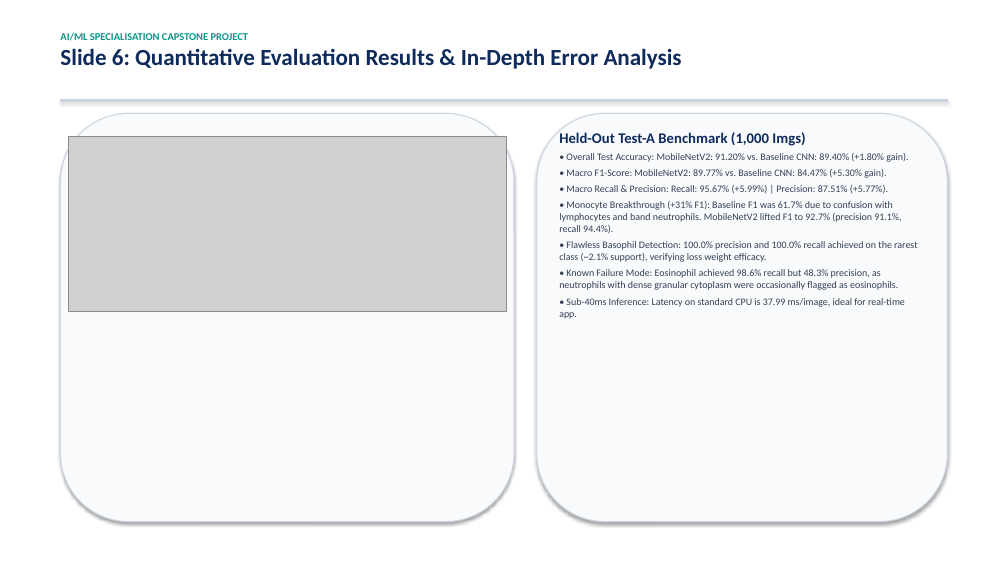
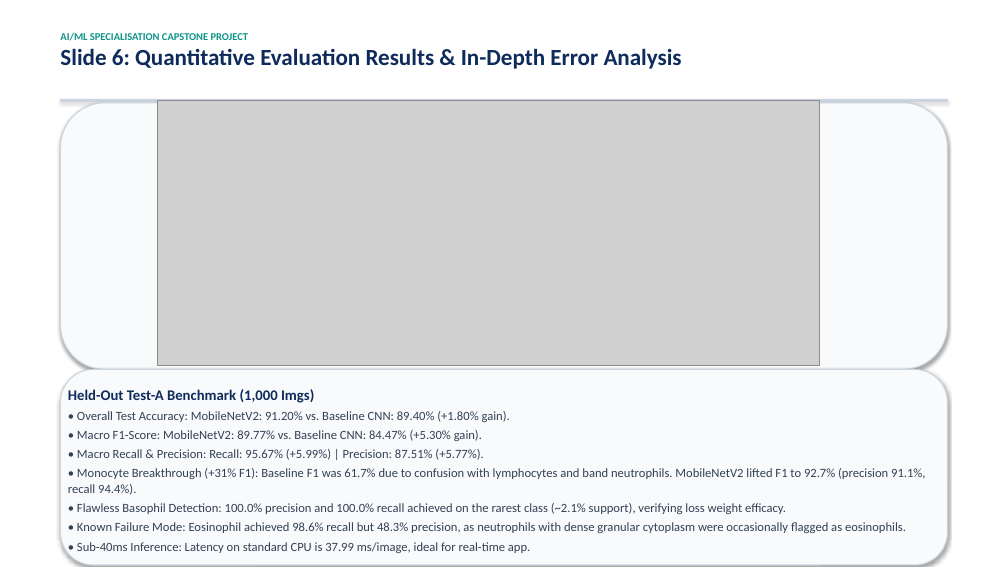
Before and after one commit to drsiginmdpatho-svg/White-Blood-Cell-Classification, a slide deck: slide 6 of reports/WBC_Classification_Academic_Presentation.pptx. Drawn at 1008x567 pixels with LibreOffice and Linux fonts; fonts in the diff are those of the drawing; grey boxes stand for pictures. Boxes give left, top, right and bottom in pixels: in the first picture for what was removed or moved away, otherwise in the second. Text is boxed around its words. In the diff, an @@ line names an element or a change of style, - is before the commit and + after.

```diff
--- a/reports/WBC_Classification_Academic_Presentation.pptx
+++ b/reports/WBC_Classification_Academic_Presentation.pptx
@@ rounded rectangle: place and size @@
-rounded rectangle at [60, 113, 514, 522]
+rounded rectangle at [60, 103, 948, 370]
@@ picture: place and size @@
-picture at [68, 136, 507, 312]
+picture at [157, 101, 819, 365]
@@ text "Held-Out Test-A Benchmark (1,000 Imgs)": place and size @@
-text "Held-Out Test-A Benchmark (1,000 Imgs)" at [559, 130, 917, 319]
+text "Held-Out Test-A Benchmark (1,000 Imgs)" at [68, 389, 925, 553]
@@ rounded rectangle: place and size @@
-rounded rectangle at [537, 113, 948, 522]
+rounded rectangle at [60, 370, 948, 566]
@@ text at [68, 411, 925, 553]: size 9.5 to 12 pt @@
```
Also in this commit, not shown: 7 other slides changed, 3 other files.
